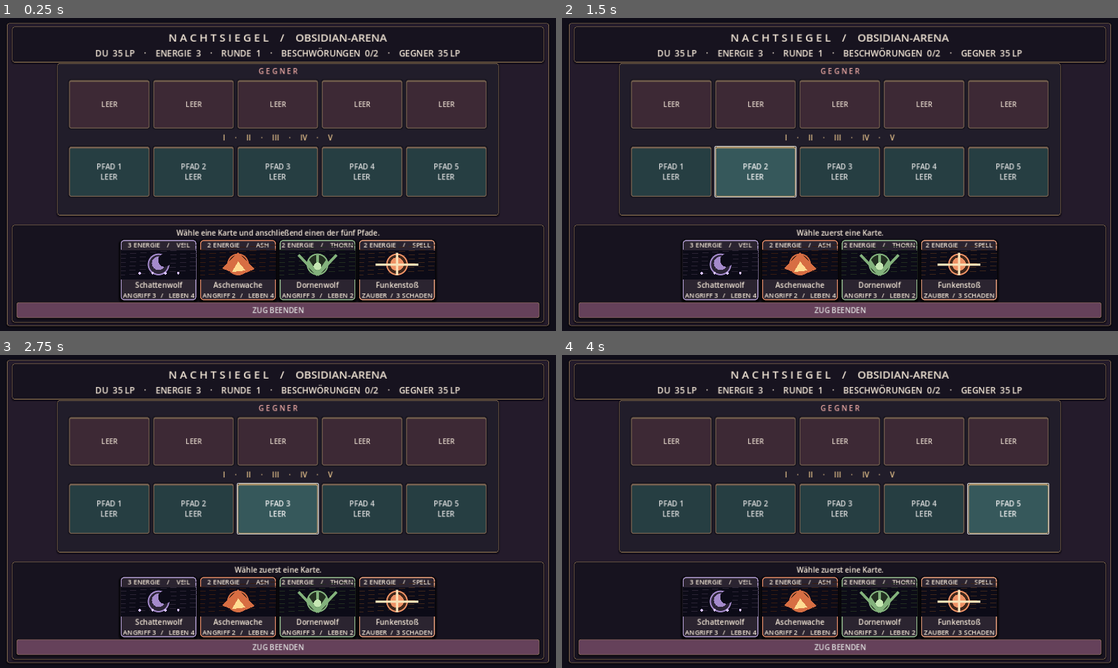
Above: before the commit, frames 1-4 (two rows, left to right).
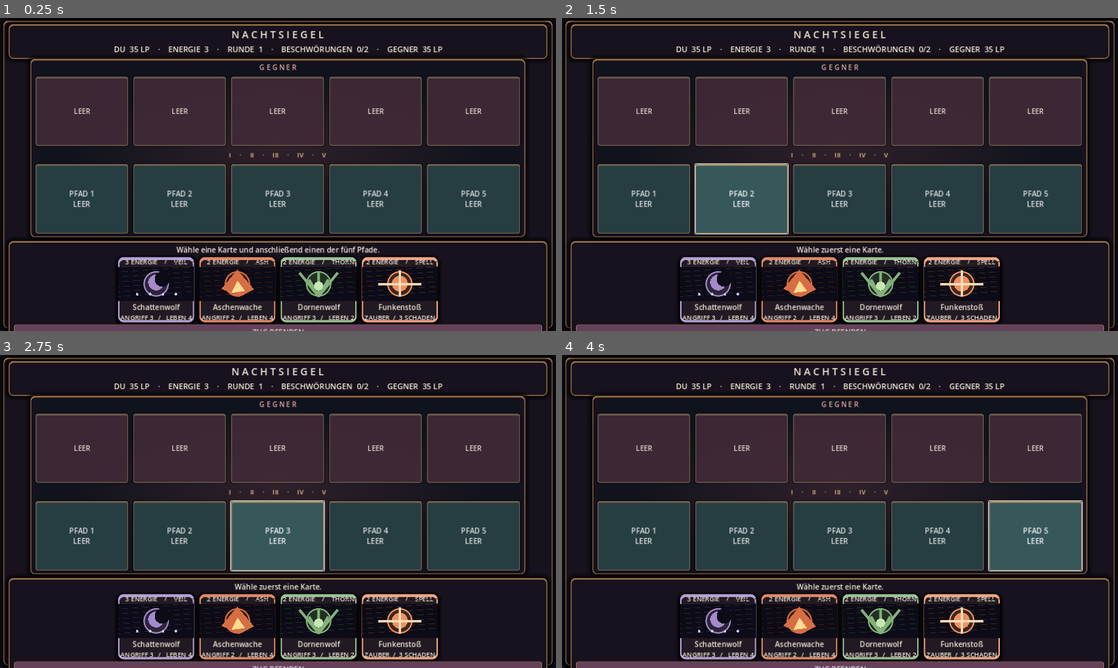
Above: after the commit, the same moments.

Repository: Jagarex-lab/nachtsiegel-app
Game: Godot game, scene res://scenes/arena.tscn
Same seed, same stepped clock (60 frames per second), same inputs: the game is played once before the commit and once after it.
Inputs:
- Up to frame 1 (0.25 s): no input
- Up to frame 2 (1.5 s): click "PFAD 1 LEER" at 0.5 s; click "PFAD 2 LEER" at 1.25 s
- Up to frame 3 (2.75 s): click "PFAD 3 LEER" at 2 s
- Up to frame 4 (4 s): click "PFAD 4 LEER" at 2.75 s; click "PFAD 5 LEER" at 3.5 s

The runs differ from the first frame. In frame 1, 47% of the frame differs, in the area x 0-100%, y 0-100%; in frame 2, 47%; in frame 3, 47%; in frame 4, 47%.

Commit message:
Redesign arena with viewport-scaled ritual board, larger lanes and premium placeholder card frames

Diff:
--- a/scripts/arena.gd
+++ b/scripts/arena.gd
@@ -204,18 +204,48 @@
 
 func _card_style(accent:Color, active:bool = false) -> StyleBoxFlat:
 	var style := StyleBoxFlat.new()
-	style.bg_color = Color("#2b2430")
+	style.bg_color = Color("#211a23")
 	style.border_color = Color("#ead3a0") if active else accent.lightened(0.18)
-	style.set_border_width_all(3 if active else 2)
-	style.set_corner_radius_all(7)
+	style.set_border_width_all(4 if active else 3)
+	style.border_width_top = 7
+	style.border_width_bottom = 5
+	style.set_corner_radius_all(12)
 	style.shadow_color = Color(0,0,0,0.6)
-	style.shadow_size = 7
+	style.shadow_size = 10
 	style.shadow_offset = Vector2(0,3)
 	style.content_margin_left = 6
 	style.content_margin_right = 6
 	style.content_margin_top = 3
 	style.content_margin_bottom = 3
 	return style
+
+func _arena_frame_style() -> StyleBoxFlat:
+	var style := StyleBoxFlat.new()
+	style.bg_color = Color("#17121d")
+	style.border_color = Color("#98714a")
+	style.set_border_width_all(2)
+	style.border_width_top = 4
+	style.set_corner_radius_all(10)
+	style.shadow_color = Color(0,0,0,0.8)
+	style.shadow_size = 12
+	style.content_margin_left = 12
+	style.content_margin_right = 12
+	style.content_margin_top = 8
+	style.content_margin_bottom = 8
+	return style
+
+func _board_texture() -> GradientTexture2D:
+	var gradient := Gradient.new()
+	gradient.set_color(0,Color("#31212b"))
+	gradient.set_color(1,Color("#10131c"))
+	var texture := GradientTexture2D.new()
+	texture.gradient = gradient
+	texture.fill = GradientTexture2D.FILL_RADIAL
+	texture.fill_from = Vector2(0.5,0.5)
+	texture.fill_to = Vector2(0.5,0.95)
+	texture.width = 1024
+	texture.height = 512
+	return texture
 
 func _label(value:String,size:int) -> Label:
 	var item := Label.new()
@@ -238,53 +268,64 @@
 	root_ui.add_child(backdrop)
 	var frame := PanelContainer.new()
 	frame.set_anchors_and_offsets_preset(Control.PRESET_FULL_RECT)
-	frame.offset_left = 16
-	frame.offset_right = -16
-	frame.offset_top = 12
-	frame.offset_bottom = -12
-	frame.add_theme_stylebox_override("panel", _panel(Color("#241b2b")))
+	frame.offset_left = 8
+	frame.offset_right = -8
+	frame.offset_top = 6
+	frame.offset_bottom = -6
+	frame.add_theme_stylebox_override("panel", _arena_frame_style())
 	frame.mouse_filter = Control.MOUSE_FILTER_IGNORE
 	root_ui.add_child(frame)
 	var header := PanelContainer.new()
 	root_ui.add_child(header)
 	header.set_anchors_and_offsets_preset(Control.PRESET_TOP_WIDE)
-	header.offset_left = 28
-	header.offset_right = -28
-	header.offset_top = 20
-	header.offset_bottom = 94
-	header.add_theme_stylebox_override("panel", _panel(Color("#17131f")))
+	header.offset_left = 20
+	header.offset_right = -20
+	header.offset_top = 14
+	header.offset_bottom = 79
+	header.add_theme_stylebox_override("panel", _arena_frame_style())
 	var header_column := VBoxContainer.new()
 	header.add_child(header_column)
-	title_label = _label("N A C H T S I E G E L    /    OBSIDIAN-ARENA",25)
+	title_label = _label("N A C H T S I E G E L",23)
 	header_column.add_child(title_label)
-	status_label = _label("",20)
+	status_label = _label("",18)
 	header_column.add_child(status_label)
 	var board := PanelContainer.new()
 	root_ui.add_child(board)
-	board.anchor_left = 0.5
-	board.anchor_right = 0.5
-	board.offset_left = -508
-	board.offset_right = 508
-	board.offset_top = 104
-	board.offset_bottom = 454
-	board.add_theme_stylebox_override("panel",_panel(Color("#211d2a")))
-	var board_art := Control.new()
+	board.anchor_left = 0.055
+	board.anchor_right = 0.945
+	board.anchor_top = 0.13
+	board.anchor_bottom = 0.70
+	board.offset_left = 0
+	board.offset_right = 0
+	board.offset_top = 0
+	board.offset_bottom = 0
+	board.add_theme_stylebox_override("panel",_arena_frame_style())
+	var board_art := TextureRect.new()
 	board_art.mouse_filter = Control.MOUSE_FILTER_IGNORE
+	board_art.texture = _board_texture()
+	board_art.expand_mode = TextureRect.EXPAND_IGNORE_SIZE
+	board_art.stretch_mode = TextureRect.STRETCH_SCALE
 	board.add_child(board_art)
+	board_art.set_anchors_and_offsets_preset(Control.PRESET_FULL_RECT)
 	var board_col := VBoxContainer.new()
-	board_col.add_theme_constant_override("separation",9)
+	board_col.add_theme_constant_override("separation",10)
+	board_col.size_flags_vertical = Control.SIZE_EXPAND_FILL
 	board_col.mouse_filter = Control.MOUSE_FILTER_IGNORE
 	board.add_child(board_col)
 	var opponent := _label("G E G N E R",17)
 	opponent.add_theme_color_override("font_color",Color("#e9a7a2"))
+	opponent.add_theme_font_size_override("font_size",16)
 	board_col.add_child(opponent)
 	var enemy_row := HBoxContainer.new()
 	enemy_row.alignment = BoxContainer.ALIGNMENT_CENTER
-	enemy_row.add_theme_constant_override("separation",9)
+	enemy_row.add_theme_constant_override("separation",12)
+	enemy_row.size_flags_vertical = Control.SIZE_EXPAND_FILL
 	board_col.add_child(enemy_row)
 	for i in LANES:
 		var enemy_slot := PanelContainer.new()
-		enemy_slot.custom_minimum_size = Vector2(185,111)
+		enemy_slot.custom_minimum_size = Vector2(0,145)
+		enemy_slot.size_flags_horizontal = Control.SIZE_EXPAND_FILL
+		enemy_slot.size_flags_vertical = Control.SIZE_EXPAND_FILL
 		enemy_slot.add_theme_stylebox_override("panel",_slot_style(false))
 		enemy_slot.modulate.a = 0.91
 		enemy_row.add_child(enemy_slot)
@@ -295,14 +336,18 @@
 		enemy_slot.add_child(enemy_label)
 	var divider_label := _label("I     ·     II     ·     III     ·     IV     ·     V",17)
 	divider_label.add_theme_color_override("font_color",Color("#e8c48c"))
+	divider_label.add_theme_font_size_override("font_size",15)
 	board_col.add_child(divider_label)
 	var row := HBoxContainer.new()
 	row.alignment = BoxContainer.ALIGNMENT_CENTER
-	row.add_theme_constant_override("separation",9)
+	row.add_theme_constant_override("separation",12)
+	row.size_flags_vertical = Control.SIZE_EXPAND_FILL
 	board_col.add_child(row)
 	for i in LANES:
 		var lane := Button.new()
-		lane.custom_minimum_size = Vector2(185,115)
+		lane.custom_minimum_size = Vector2(0,145)
+		lane.size_flags_horizontal = Control.SIZE_EXPAND_FILL
+		lane.size_flags_vertical = Control.SIZE_EXPAND_FILL
 		lane.add_theme_font_size_override("font_size",17)
 		lane.add_theme_stylebox_override("normal",_slot_style(true))
 		lane.add_theme_stylebox_override("hover",_slot_style(true,true))
@@ -313,11 +358,11 @@
 	var bottom := PanelContainer.new()
 	root_ui.add_child(bottom)
 	bottom.set_anchors_and_offsets_preset(Control.PRESET_BOTTOM_WIDE)
-	bottom.offset_left = 28
-	bottom.offset_right = -28
-	bottom.offset_top = -244
-	bottom.offset_bottom = -20
-	bottom.add_theme_stylebox_override("panel",_panel(Color("#17131f")))
+	bottom.offset_left = 20
+	bottom.offset_right = -20
+	bottom.offset_top = -207
+	bottom.offset_bottom = -12
+	bottom.add_theme_stylebox_override("panel",_arena_frame_style())
 	var column := VBoxContainer.new()
 	column.add_theme_constant_override("separation",5)
 	bottom.add_child(column)
@@ -325,11 +370,12 @@
 	column.add_child(message_label)
 	hand_row = HBoxContainer.new()
 	hand_row.alignment = BoxContainer.ALIGNMENT_CENTER
-	hand_row.add_theme_constant_override("separation",9)
+	hand_row.add_theme_constant_override("separation",12)
+	hand_row.size_flags_vertical = Control.SIZE_EXPAND_FILL
 	column.add_child(hand_row)
 	end_button = Button.new()
 	end_button.text = "ZUG BEENDEN"
-	end_button.custom_minimum_size = Vector2(260,35)
+	end_button.custom_minimum_size = Vector2(260,36)
 	end_button.add_theme_font_size_override("font_size",17)
 	end_button.add_theme_stylebox_override("normal",_panel(Color("#65415a")))
 	end_button.pressed.connect(_end_turn)
@@ -360,16 +406,18 @@
 func _card_button(index:int) -> Button:
 	var data:Dictionary = CARD_POOL[int(hand[index])]
 	var button := Button.new()
-	button.custom_minimum_size = Vector2(174,138)
+	button.custom_minimum_size = Vector2(175,150)
 	button.text = ""
 	button.disabled = finished or energy < int(data["cost"])
 	var accent := Color(str(data["tint"]))
 	button.add_theme_stylebox_override("normal",_card_style(accent, index == selected))
+	button.add_theme_stylebox_override("disabled",_card_style(accent.darkened(0.45),false))
 	button.add_theme_stylebox_override("hover",_card_style(accent,true))
 	button.add_theme_stylebox_override("pressed",_card_style(accent,true))
 	if index == selected:
 		button.add_theme_stylebox_override("normal",_card_style(accent,true))
 	var bezel := Panel.new()
+	bezel.mouse_filter = Control.MOUSE_FILTER_IGNORE
 	bezel.add_theme_stylebox_override("panel", _card_style(accent, index == selected))
 	button.add_child(bezel)
 	bezel.set_anchors_and_offsets_preset(Control.PRESET_FULL_RECT)
@@ -384,7 +432,7 @@
 	var art := CardVignette.new()
 	art.accent = accent
 	art.archetype = str(data["sigil"])
-	art.custom_minimum_size = Vector2(0,70)
+	art.custom_minimum_size = Vector2(0,80)
 	art.size_flags_vertical = Control.SIZE_EXPAND_FILL
 	content.add_child(art)
 	var name_label := _label(str(data["name"]),17)
